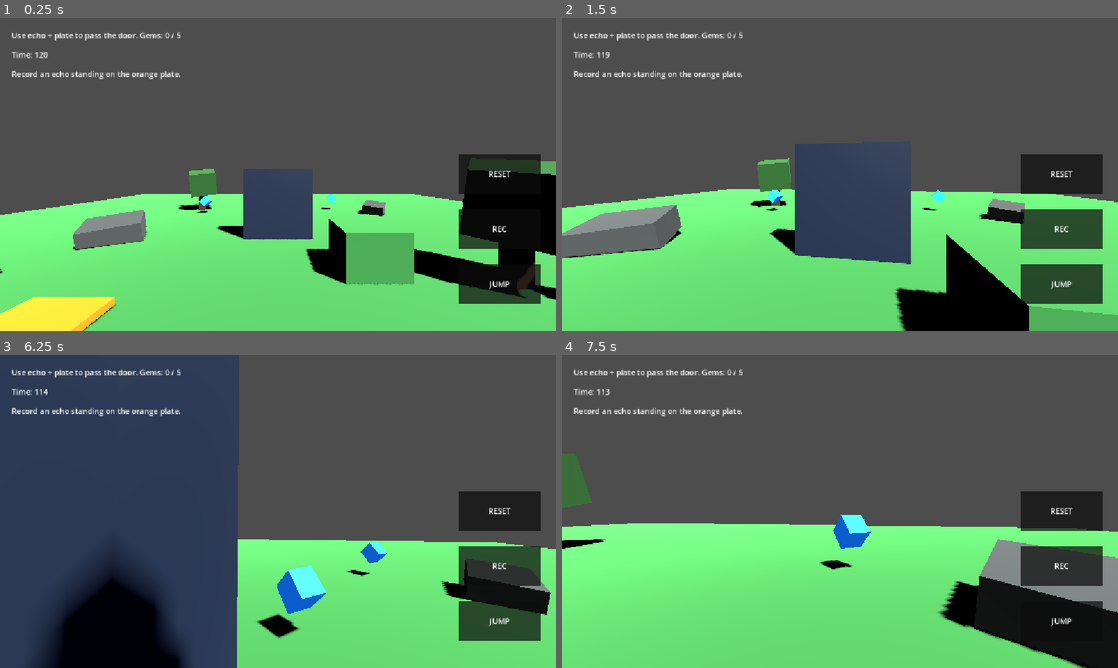
Above: before the commit, frames 1-4 (two rows, left to right).
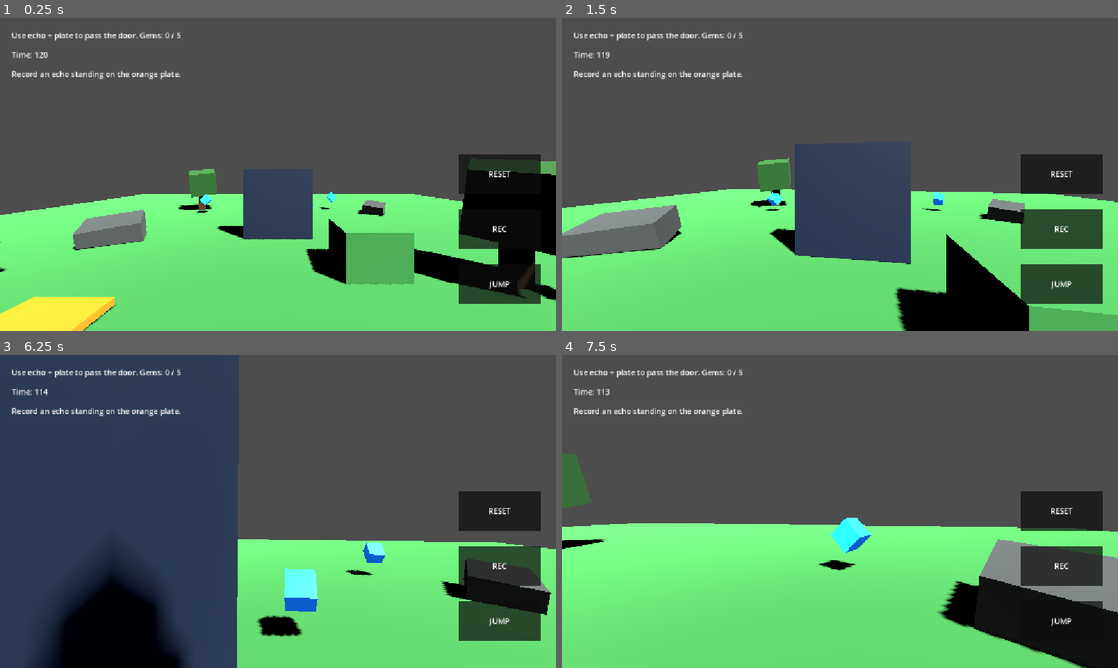
Above: after the commit, the same moments.

Repository: tan15hacks/lowpoly-android
Game: Godot game, scene res://scenes/main.tscn
The game is run twice, just before and just after one commit, with the same random seed, the same clock (stepped at 60 frames per second) and the same inputs.
Inputs (mouse positions are in pixels of both pictures, inside the frame that each line leads up to):
- Up to frame 1 (0.25 s): no input
- Up to frame 2 (1.5 s): move the mouse to (867, 174) at 0.52 s; hold W (move_forward) from 0.53 s (still down); tap Space (jump) at 0.77 s; move the mouse to (812, 174) at 1.27 s
- Up to frame 3 (6.25 s): tap Space (jump) at 1.52, 3.02, 3.77, 4.52, 6.02 s; move the mouse to (289, 505) at 2.02 s; move the mouse to (272, 517) at 2.77 s; move the mouse to (316, 514) at 3.52 s; move the mouse to (233, 508) at 4.27 s; move the mouse to (283, 511) at 5.02 s; move the mouse to (255, 505) at 5.77 s; release W (move_forward) at 5.78 s; hold D (move_right) from 5.78 s (still down)
- Up to frame 4 (7.5 s): move the mouse to (867, 511) at 6.52 s; release D (move_right) at 6.53 s; hold W (move_forward) from 6.53 s (still down); tap Space (jump) at 6.77 s; move the mouse to (812, 511) at 7.27 s

The runs differ from the first frame. In frame 1, 0.1% of the frame differs, in the area x 0-100%, y 55-91%; in frame 2, 0.1%; in frame 3, 0.8%, in the area x 46-70%, y 59-91%; in frame 4, 0.5%.

Commit message:
Polish gem bobbing and prevent echo from collecting gems

Diff:
--- a/lowpoly-android/scripts/gem.gd
+++ b/lowpoly-android/scripts/gem.gd
@@ -2,15 +2,27 @@
 
 signal collected
 
-@export var spin_speed: float = 2.5
+@export var spin_speed: float = 3.4
+@export var bob_height: float = 0.18
+@export var bob_speed: float = 3.0
+
+var start_y: float = 0.0
+var time: float = 0.0
+var already_collected: bool = false
 
 func _ready() -> void:
+	start_y = position.y
 	body_entered.connect(_on_body_entered)
 
 func _process(delta: float) -> void:
+	time += delta
 	rotate_y(spin_speed * delta)
+	position.y = start_y + sin(time * bob_speed) * bob_height
 
 func _on_body_entered(body: Node3D) -> void:
-	if body is CharacterBody3D:
+	if already_collected:
+		return
+	if body is CharacterBody3D and not body.name.contains("Echo"):
+		already_collected = true
 		collected.emit()
 		queue_free()
